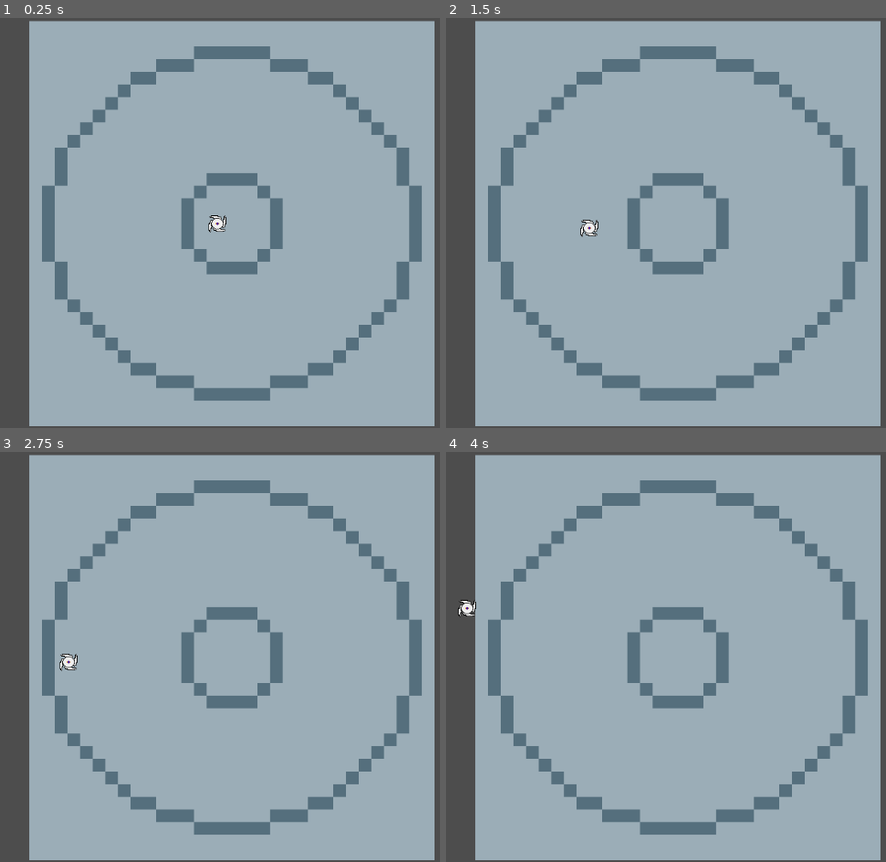
Above: before the commit, frames 1-4 (two rows, left to right).
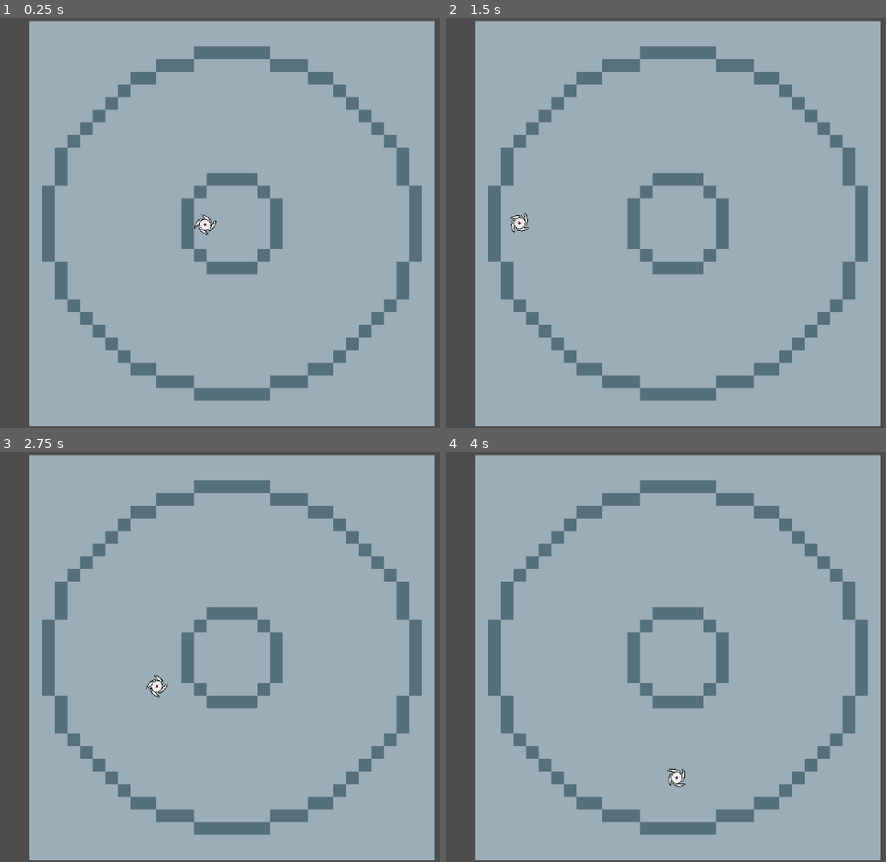
Above: after the commit, the same moments.

Repository: pablopenna/banebabe
Game: Godot game, scene res://scenes/main.tscn
Two runs of this game, one before a commit and one after it. Both use one fixed random seed, a clock stepped at 60 frames per second and the inputs below.
Inputs (mouse positions are in pixels of both pictures, inside the frame that each line leads up to):
- Up to frame 1 (0.25 s): no input
- Up to frame 2 (1.5 s): move the mouse to (833, 202) at 0.52 s; move the mouse to (525, 243) at 1.27 s
- Up to frame 3 (2.75 s): move the mouse to (299, 566) at 2.02 s
- Up to frame 4 (4 s): move the mouse to (635, 739) at 2.77 s; move the mouse to (outside the picture) at 3.52 s

The runs differ from the first frame. In frame 1, 0.2% of the frame differs, in the area x 44-52%, y 47-54%; in frame 2, 0.3%; in frame 3, 0.3%, in the area x 13-39%, y 49-60%; in frame 4, 0.3%.

Commit message:
implement ring collisions

Diff:
--- a/scenes/banebabe/banebabe.gd
+++ b/scenes/banebabe/banebabe.gd
@@ -2,14 +2,24 @@
 
 @export_range(50, 300)
 var move_speed := 100
-@export_range(1, 10)
+@export_range(1, 5)
 var steering_speed := 2.0
-const ACCEPTABLE_DISTANCE_TO_TARGET := 5
+
+signal collided
+
+func get_target_direction() -> Vector2:
+	return global_position.direction_to(get_global_mouse_position())
 
 func _physics_process(delta: float) -> void:
 	var current_direction := velocity.normalized()
-	var target_direction := global_position.direction_to(get_global_mouse_position())
+	var target_direction := get_target_direction()
 	var direction := current_direction.lerp(target_direction, steering_speed * delta)
 
 	velocity = direction * move_speed
-	move_and_slide()
+	var collision := move_and_collide(velocity * delta, true)
+
+	if collision != null:
+		velocity = velocity.bounce(collision.get_normal()) * 2
+		collided.emit()
+
+	move_and_collide(velocity * delta, false)
--- a/scenes/banebabe/banebabe.tscn
+++ b/scenes/banebabe/banebabe.tscn
@@ -1,17 +1,22 @@
-[gd_scene load_steps=4 format=3 uid="uid://bpq1mlsart0hp"]
+[gd_scene load_steps=5 format=3 uid="uid://bpq1mlsart0hp"]
 
 [ext_resource type="Texture2D" uid="uid://c72yx0qa5g0x2" path="res://art/babeblade_v1.png" id="1_bq1d8"]
 [ext_resource type="Script" path="res://scenes/banebabe/banebabe.gd" id="1_ld43e"]
+[ext_resource type="Script" path="res://scenes/banebabe/rotating_sprite.gd" id="3_7qnj8"]
 
 [sub_resource type="CircleShape2D" id="CircleShape2D_omwoe"]
 radius = 18.0278
 
 [node name="Banebabe" type="CharacterBody2D"]
 motion_mode = 1
+wall_min_slide_angle = 0.0
 script = ExtResource("1_ld43e")
+move_speed = 200
+steering_speed = 4.0
 
 [node name="Sprite2D" type="Sprite2D" parent="."]
 texture = ExtResource("1_bq1d8")
+script = ExtResource("3_7qnj8")
 
 [node name="CollisionShape2D" type="CollisionShape2D" parent="."]
 shape = SubResource("CircleShape2D_omwoe")
--- /dev/null
+++ b/scenes/banebabe/rotating_sprite.gd
@@ -0,0 +1,6 @@
+extends Sprite2D
+
+var rotation_speed := 2000
+
+func _physics_process(delta: float) -> void:
+	rotate(rotation_speed * delta)
--- a/scenes/ring.tscn
+++ b/scenes/ring.tscn
@@ -8,3 +8,9 @@
 position = Vector2(587, 325)
 scale = Vector2(20, 20)
 texture = ExtResource("1_cgvfe")
+
+[node name="StaticBody2D" type="StaticBody2D" parent="."]
+
+[node name="CollisionPolygon2D" type="CollisionPolygon2D" parent="StaticBody2D"]
+build_mode = 1
+polygon = PackedVector2Array(534, 70, 649, 73, 797, 138, 859, 271, 855, 380, 739, 540, 643, 572, 528, 575, 435, 535, 329, 429, 313, 376, 309, 272, 417, 129)
